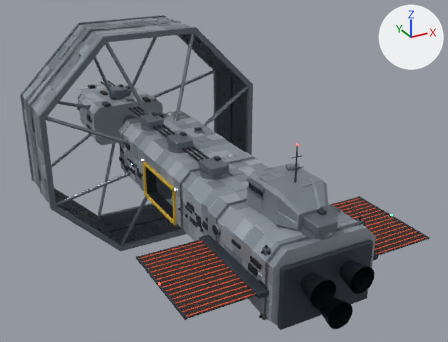
The glTF model games/threadspace/assets/carrier/hull.glb, before and after one commit.
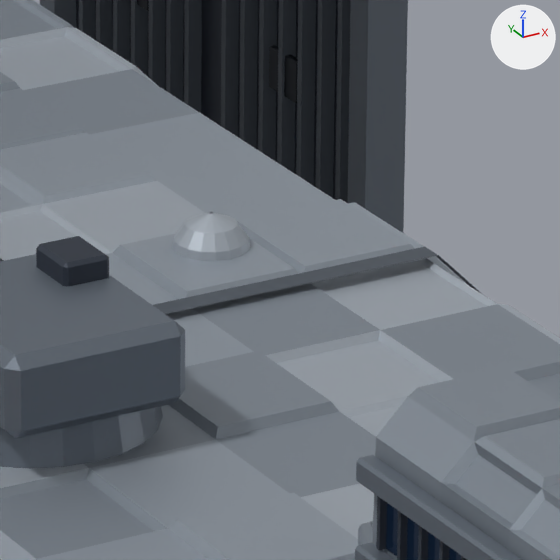
There are two pictures of each version: one whole from a 50 mm camera at (-136.8, -309.2, 139.0) aimed at (22.1, -20.2, -5.5), one close up on the part from 47% to 60% of the width and 38% to 55% of the height. Lighting does not change. The marker at upper right points along +X, +Y and +Z. The older version's two pictures come first. Vertices at exactly the same position are counted once.

In view in the first close-up: 'fittings', 'hull', 'island', 'turret-h3d'.
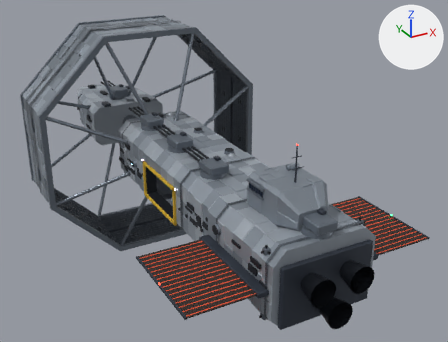
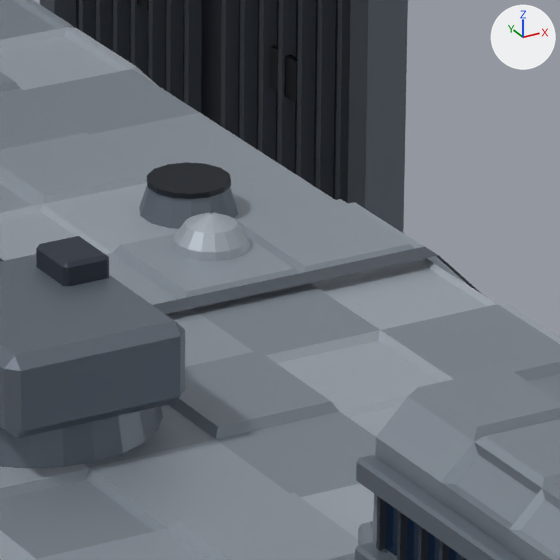
What changed in the scene script:
```text
Change me_fittings:
    used by ob_fittings; location = (0.0, 0.0, 0.0)
    remove me_fittings.from_pydata(...)  # 6580 vertices, 11466 faces; spans x -69.0..69.0, y -155.0..145.0, z -69.0..69.0
    add me_fittings.from_pydata(...)  # 6692 vertices, 11674 faces; spans x -69.0..69.0, y -155.0..145.0, z -69.0..69.0
    me_fittings part 1: a new loose piece, a 14-sided cut cone along z (radius 2.9 at the low end, 2.2 at the high end) spanning x 7.2..12.8, y -50.9..-45.1, z 17.4..19.6, in mat_armour (grey #6e7782)
    me_fittings part 2: a new loose piece, a 14-sided cylinder along z spanning x 7.76..12.24, y -50.3..-45.7, z 19.6..19.9, in mat_dark (dark grey #2a2f36)
    other edits to the shape of me_fittings do not show in these pictures
```

Boxes [x1, y1, x2, y2] around the edits, measured in the close-ups (560 x 560 px):
part 1 of me_fittings, added
    after: [139, 186, 238, 229]
part 2 of me_fittings, added
    after: [147, 162, 231, 199]
